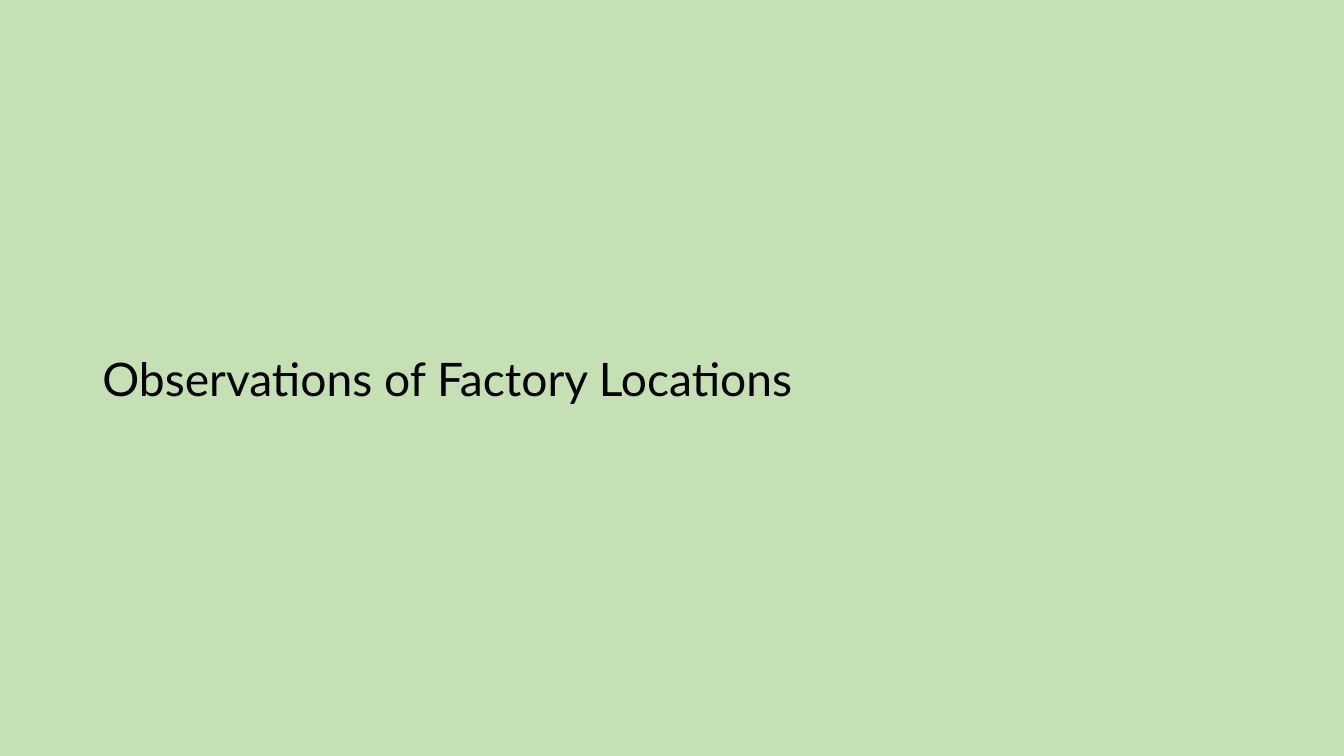
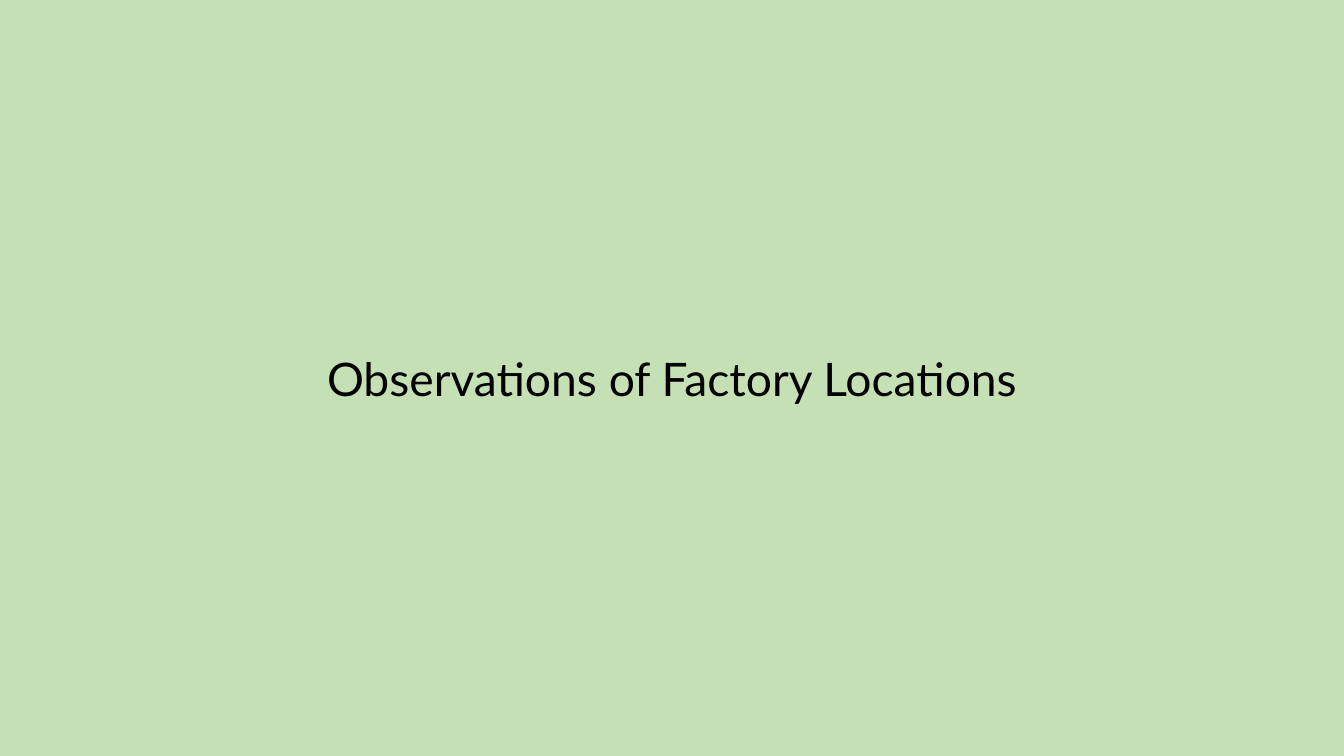
Before and after one commit to jason-heller/CMPJ_ProductionLine, a slide deck: slide 9 of CSI Data Analytics Bootcamp Capstone.pptx (slide 10 before the commit). Drawn at 1344x756 pixels with LibreOffice and Linux fonts; fonts in the diff are those of the drawing. Boxes give left, top, right and bottom in pixels: in the first picture for what was removed or moved away, otherwise in the second. Text is boxed around its words. In the diff, an @@ line names an element or a change of style, - is before the commit and + after.

```diff
--- a/CSI Data Analytics Bootcamp Capstone.pptx
+++ b/CSI Data Analytics Bootcamp Capstone.pptx
@@ text "Observations of Factory Locations" at (327, 362, 1016, 404): alignment left to centre @@
```
Also in this commit, not shown: 2 other slides changed, 7 slides added, 8 slides removed, 5 other files.
